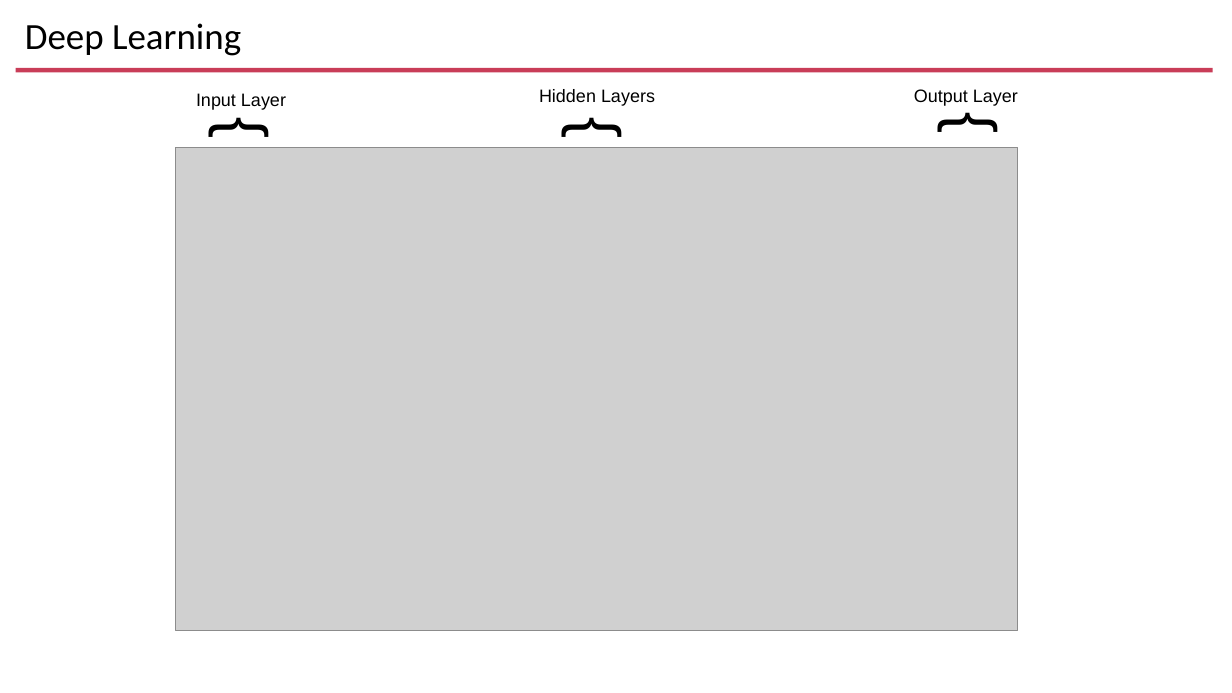
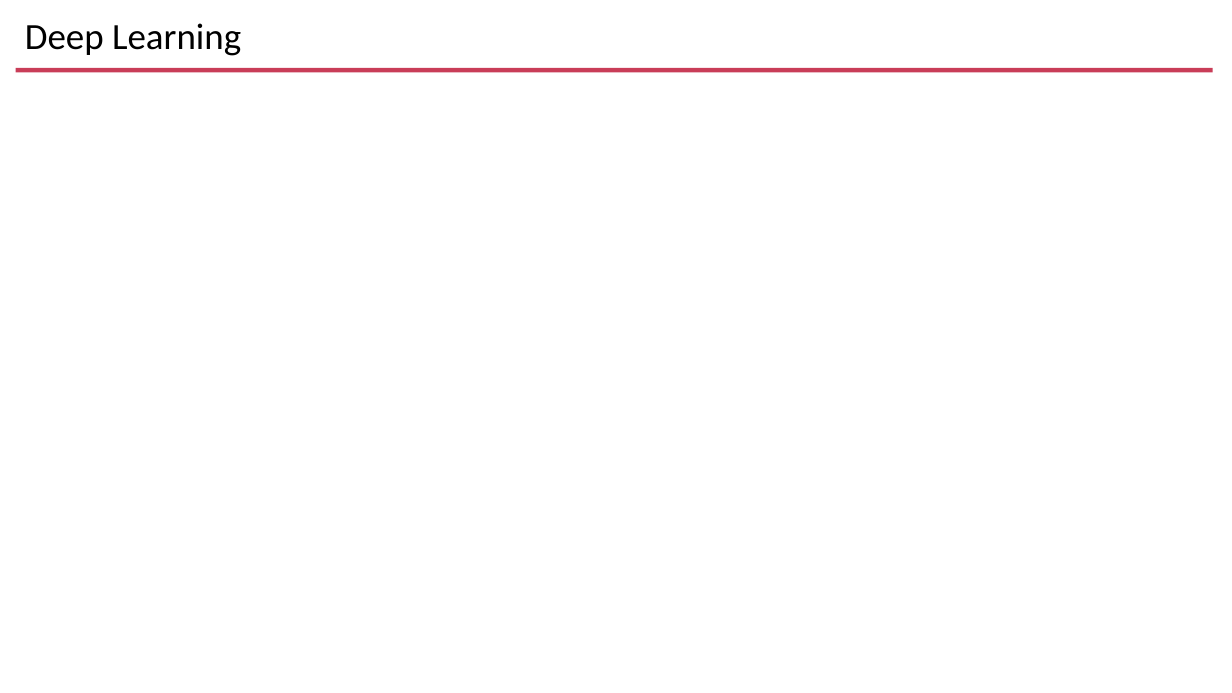
Before and after one commit to ibrarahmad/PostgreSQLTalks, a slide deck: slide 14 of Conferences/2022-Austin-Percona-Live/PL22-PostgreSQL-And-Artifical-Intelegence.pptx. Drawn at 1232x693 pixels with LibreOffice and Linux fonts; fonts in the diff are those of the drawing; grey boxes stand for pictures; background and template pictures are left out. Boxes give left, top, right and bottom in pixels: in the first picture for what was removed or moved away, otherwise in the second. Text is boxed around its words. In the diff, an @@ line names an element or a change of style, - is before the commit and + after.

```diff
--- a/Conferences/2022-Austin-Percona-Live/PL22-PostgreSQL-And-Artifical-Intelegence.pptx
+++ b/Conferences/2022-Austin-Percona-Live/PL22-PostgreSQL-And-Artifical-Intelegence.pptx
@@ text removed at (539,89,655,106) @@
-Hidden Layers
@@ text removed at (914,89,1018,106) @@
-Output Layer
@@ text removed at (187,95,274,147) @@
-}
@@ text removed at (196,93,286,110) @@
-Input Layer
@@ text removed at (541,95,628,147) @@
-}
@@ text removed at (916,91,1003,142) @@
-}
@@ picture removed at (176,147,1018,631) @@
```
Also in this commit, not shown: 7 other slides changed.
